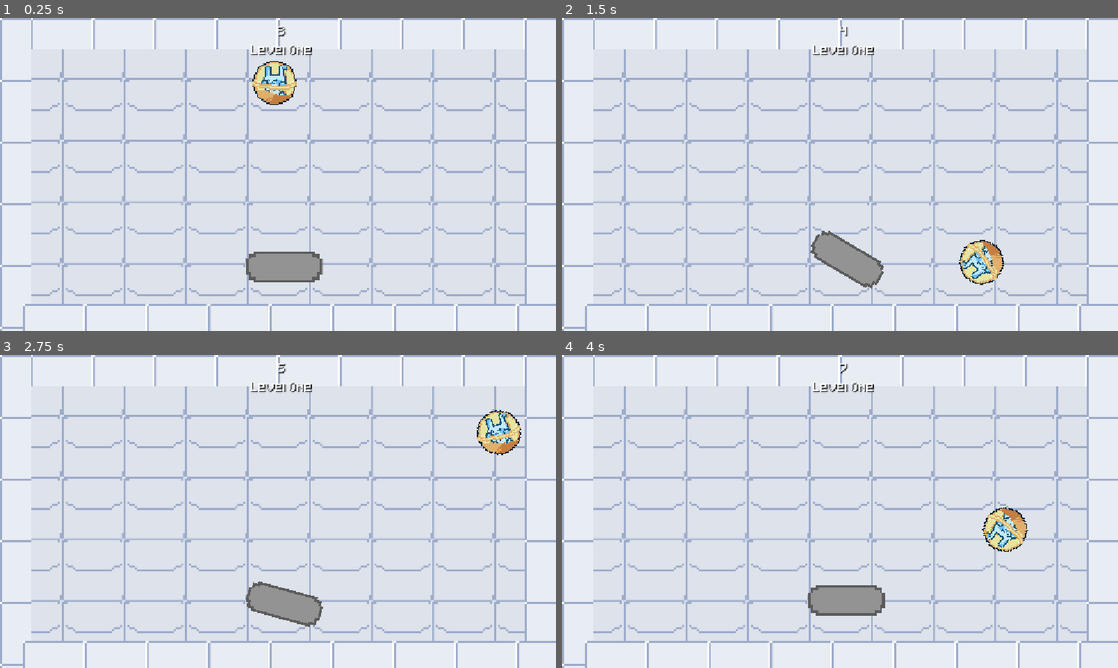
Above: before the commit, frames 1-4 (two rows, left to right).
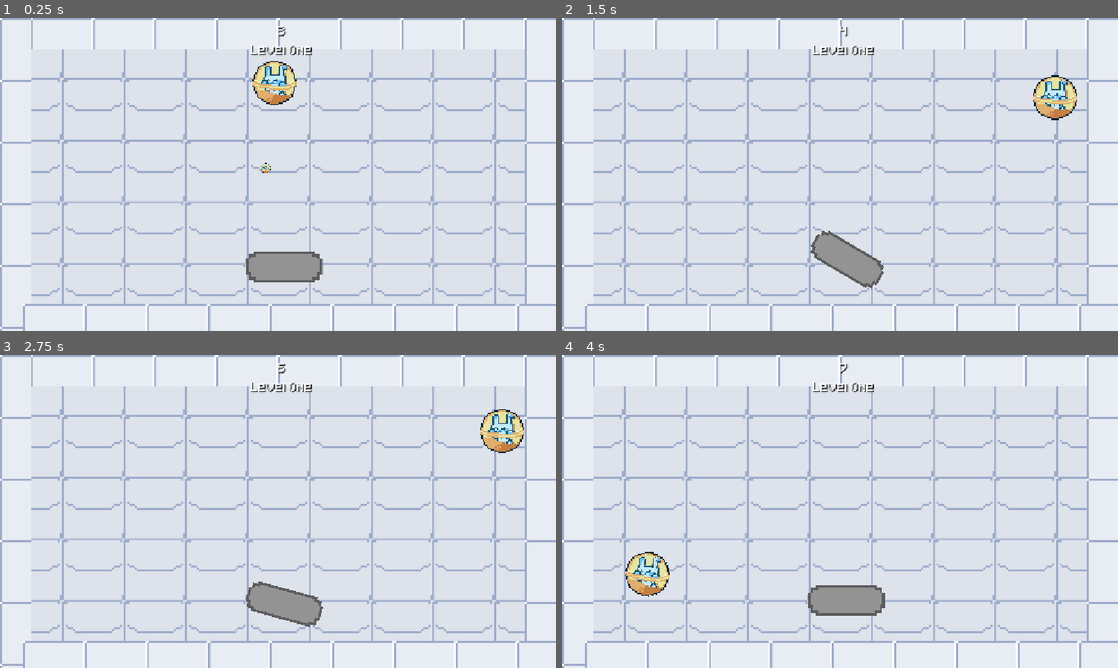
Above: after the commit, the same moments.

Repository: Junoholic/Bounce-Back-Project
Game: Godot game, scene res://main.tscn
Two runs of this game, one before a commit and one after it. Both use one fixed random seed, a clock stepped at 60 frames per second and the inputs below.
Inputs:
- Up to frame 1 (0.25 s): no input
- Up to frame 2 (1.5 s): hold D (move_right) 0.53-1.28 s; hold 1 (paddle 1) 0.53-1.28 s; hold A (move_left) from 1.28 s (still down); tap 1 (paddle 1) at 1.35 s
- Up to frame 3 (2.75 s): release A (move_left) at 2.03 s; hold D (move_right) from 2.03 s (still down); hold 1 (paddle 1) from 2.03 s (still down)
- Up to frame 4 (4 s): release 1 (paddle 1) at 2.78 s; tap 1 (paddle 1) at 2.85 s; release D (move_right) at 3.53 s; hold A (move_left) from 3.53 s (still down); hold 1 (paddle 1) from 3.53 s (still down)

The runs differ from the first frame. In frame 1, less than 0.1% of the frame differs, in the area x 47-49%, y 46-50%; in frame 2, 1.8%, in the area x 71-93%, y 18-86%; in frame 3, 0.7%; in frame 4, 1.8%.

Commit message:
Carrot

Diff:
--- a/pinbounce/Ball.tscn
+++ b/pinbounce/Ball.tscn
@@ -3,7 +3,8 @@
 [ext_resource type="Texture2D" uid="uid://dcl23nk64ilfr" path="res://ball.png" id="1_dy6sc"]
 
 [sub_resource type="PhysicsMaterial" id="PhysicsMaterial_5vw27"]
-bounce = 0.7
+friction = 0.0
+bounce = 2.5
 
 [sub_resource type="CircleShape2D" id="CircleShape2D_450et"]
 radius = 46.95
--- /dev/null
+++ b/pinbounce/Carrot.tscn
@@ -0,0 +1,20 @@
+[gd_scene format=3 uid="uid://d3gw3w3futfgo"]
+
+[ext_resource type="Script" uid="uid://bjnvif5qgvklf" path="res://carrot.gd" id="1_qg445"]
+[ext_resource type="Texture2D" uid="uid://dcl23nk64ilfr" path="res://ball.png" id="2_ffjwf"]
+
+[sub_resource type="CircleShape2D" id="CircleShape2D_450et"]
+radius = 5.0
+
+[node name="Area2D" type="Area2D" unique_id=2055753811]
+script = ExtResource("1_qg445")
+
+[node name="CollisionShape2D" type="CollisionShape2D" parent="." unique_id=778304282]
+scale = Vector2(2, 2)
+shape = SubResource("CircleShape2D_450et")
+
+[node name="Sprite2D" type="Sprite2D" parent="CollisionShape2D" unique_id=1722904543]
+scale = Vector2(0.01, 0.01)
+texture = ExtResource("2_ffjwf")
+
+[connection signal="body_entered" from="." to="." method="_on_body_entered"]
--- /dev/null
+++ b/pinbounce/carrot.gd
@@ -0,0 +1,17 @@
+extends Area2D
+
+
+
+# Called when the node enters the scene tree for the first time.
+func _ready() -> void:
+	pass # Replace with function body.
+
+
+# Called every frame. 'delta' is the elapsed time since the previous frame.
+func _process(delta: float) -> void:
+	pass
+
+
+func _on_body_entered(body: Node2D) -> void:
+	queue_free()
+	pass # Replace with function body.
--- a/pinbounce/main.tscn
+++ b/pinbounce/main.tscn
@@ -7,6 +7,7 @@
 [ext_resource type="Texture2D" uid="uid://6fnjhj7yjv2d" path="res://tiles/border_tile.png" id="2_7mycd"]
 [ext_resource type="PackedScene" uid="uid://bnpdwr57njcd" path="res://paddle.tscn" id="3_h2yge"]
 [ext_resource type="PackedScene" uid="uid://dghw2wwq3h82d" path="res://wall.tscn" id="7_272bh"]
+[ext_resource type="PackedScene" uid="uid://d3gw3w3futfgo" path="res://Carrot.tscn" id="8_5vw27"]
 
 [sub_resource type="TileSetAtlasSource" id="TileSetAtlasSource_272bh"]
 texture = ExtResource("1_1bvp3")
@@ -209,3 +210,8 @@
 [node name="Wall4" parent="." unique_id=1770469922 instance=ExtResource("7_272bh")]
 position = Vector2(1122, 328)
 scale = Vector2(3, 26.8)
+
+[node name="Area2D" parent="." unique_id=2055753811 instance=ExtResource("8_5vw27")]
+position = Vector2(551, 311)
+
+[node name="Game Master" type="Node" parent="." unique_id=590698266]
Not shown, added: pinbounce/carrot.gd.uid
